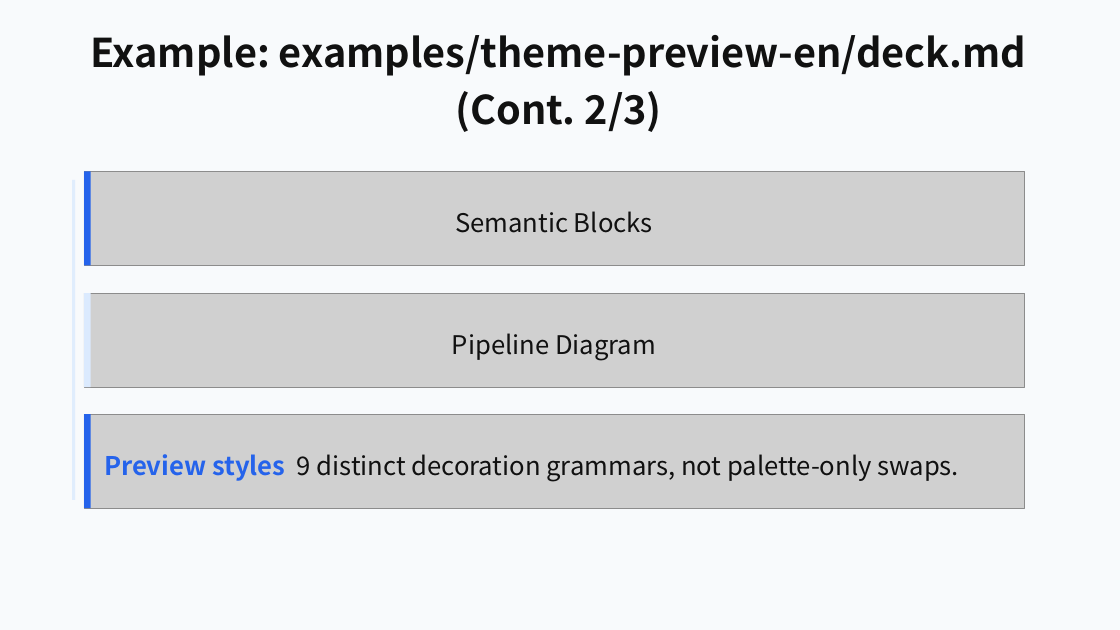
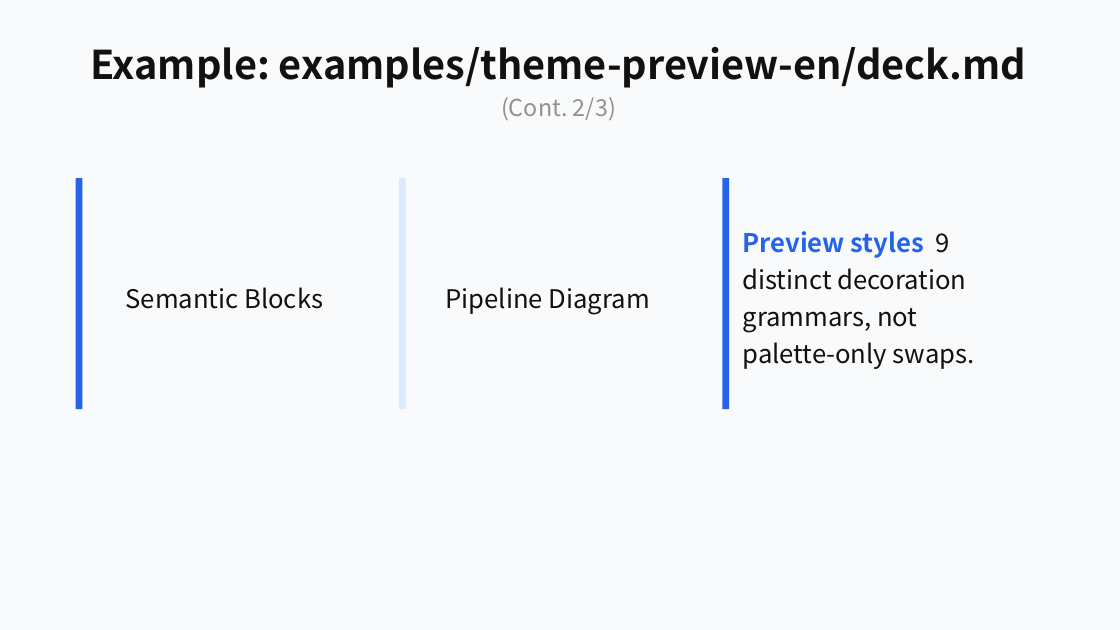
Before and after one commit to ch040602/mdpr-skill, a slide deck: slide 32 of artifacts/mdpr-vs-skill/mdpr-baseline-result.pptx. Drawn at 1120x630 pixels with LibreOffice and Linux fonts; fonts in the diff are those of the drawing; grey boxes stand for pictures. Boxes give left, top, right and bottom in pixels: in the first picture for what was removed or moved away, otherwise in the second. Text is boxed around its words. In the diff, an @@ line names an element or a change of style, - is before the commit and + after.

```diff
--- a/artifacts/mdpr-vs-skill/mdpr-baseline-result.pptx
+++ b/artifacts/mdpr-vs-skill/mdpr-baseline-result.pptx
@@ text "Example: examples/theme-preview-en/deck.md (Cont. 2/3)" at box(90, 47, 1026, 120): size 34 to 20 pt, text colour #111111 to #919191, bold off in "(Cont. 2/3)" @@
@@ rectangle: place and size @@
-rectangle at box(84, 171, 91, 266)
+rectangle at box(76, 178, 82, 409)
@@ picture removed at box(84, 171, 1025, 266) @@
@@ rectangle added at box(399, 178, 406, 409), fill #DBEAFE @@
@@ rectangle added at box(723, 178, 729, 409), fill #2563EB @@
@@ rectangle removed at box(72, 180, 76, 500) @@
@@ text "Preview styles 9 distinct decoration ..." rewrapped from box(104, 454, 959, 482) to box(743, 231, 975, 369) @@
@@ picture removed at box(84, 293, 1025, 387) @@
@@ rectangle removed at box(84, 293, 91, 387) @@
@@ text "Semantic Blocks": place and size @@
-text "Semantic Blocks" at box(455, 211, 653, 233)
+text "Semantic Blocks" at box(126, 287, 323, 309)
@@ text "Pipeline Diagram": place and size @@
-text "Pipeline Diagram" at box(452, 333, 656, 361)
+text "Pipeline Diagram" at box(446, 287, 650, 314)
@@ picture removed at box(84, 414, 1025, 508) @@
@@ rectangle removed at box(84, 414, 91, 508) @@
```
Also in this commit, not shown: 21 other slides changed, 12 other files.
